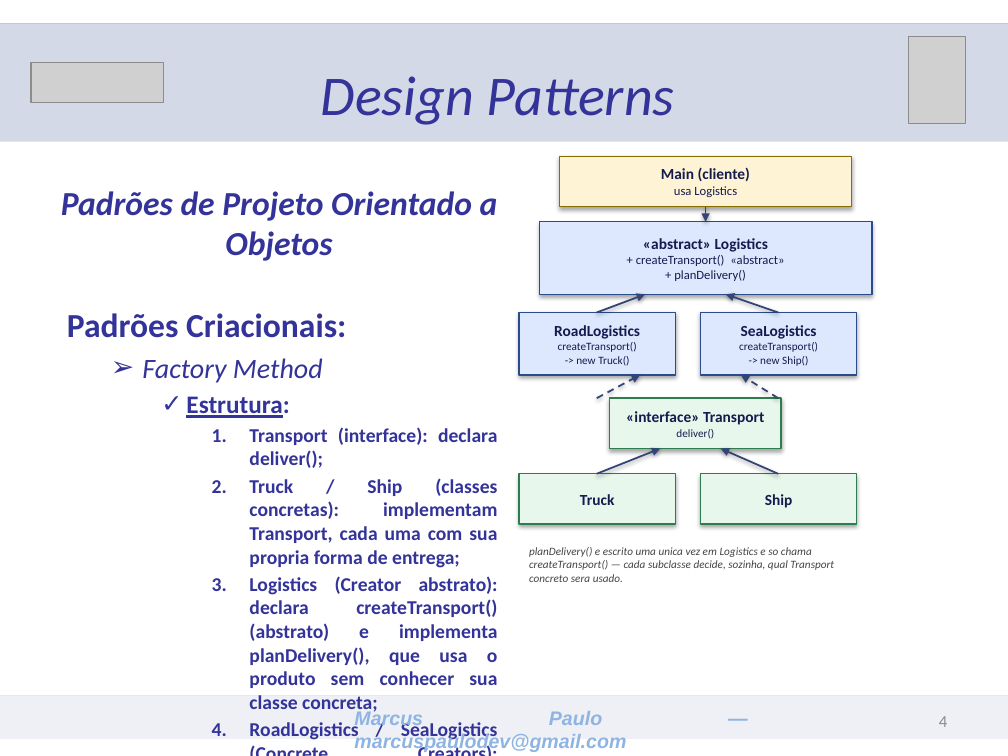
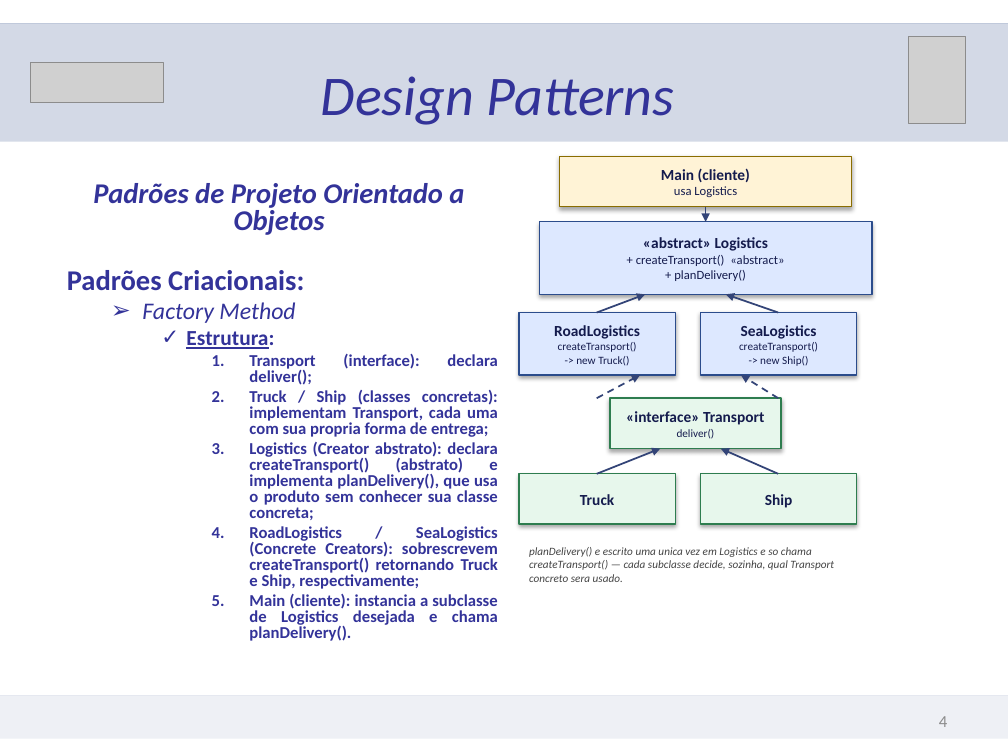
Before and after one commit to marcuspaulodev/lab_poo, a slide deck: slide 4 of factory-method/apresentacao/Factory_Method_-_Apresentacao.pptx. Drawn at 1008x756 pixels with LibreOffice and Linux fonts; fonts in the diff are those of the drawing; grey boxes stand for pictures. Boxes give left, top, right and bottom in pixels: in the first picture for what was removed or moved away, otherwise in the second. Text is boxed around its words. In the diff, an @@ line names an element or a change of style, - is before the commit and + after.

Commit message:
Add material do LabPOO: Prototype, Builder e Singleton
Apresentacoes, codigo de exemplo e roteiros de video para os padroes
Prototype, Builder e Singleton, seguindo o mesmo modelo de Abstract
Factory e Factory Method. Inclui tambem o resave dos pptx de Abstract
Factory/Factory Method e o modelo de documento de visao da disciplina.

```diff
--- a/factory-method/apresentacao/Factory_Method_-_Apresentacao.pptx
+++ b/factory-method/apresentacao/Factory_Method_-_Apresentacao.pptx
@@ text "Padrões de Projeto Orientado a ..." at (67,183,498,641): size 24 to 20.4 pt in "Padrões de Projeto Orientado a Objetos", "Padrões Criacionais:"; size 20 to 17 pt in "Factory Method"; size 18 to 15.3 pt in "Estrutura:"; size 14 to 11.9 pt in "Transport (interface): declara deliver();", "Truck / Ship (classes concretas): implementam Transport, ...", "Logistics (Creator abstrato): declara createTransport() (abs ...", "RoadLogistics / SeaLogistics (Concrete Creators): sobrescrev ..." and 1 more places; line spacing 1 to 0.8 @@
@@ text removed at (354,710,626,753) @@
-Marcus Paulo — marcuspaulodev@gmail.com
```
Also in this commit, not shown: 6 other slides changed, 23 other files.
